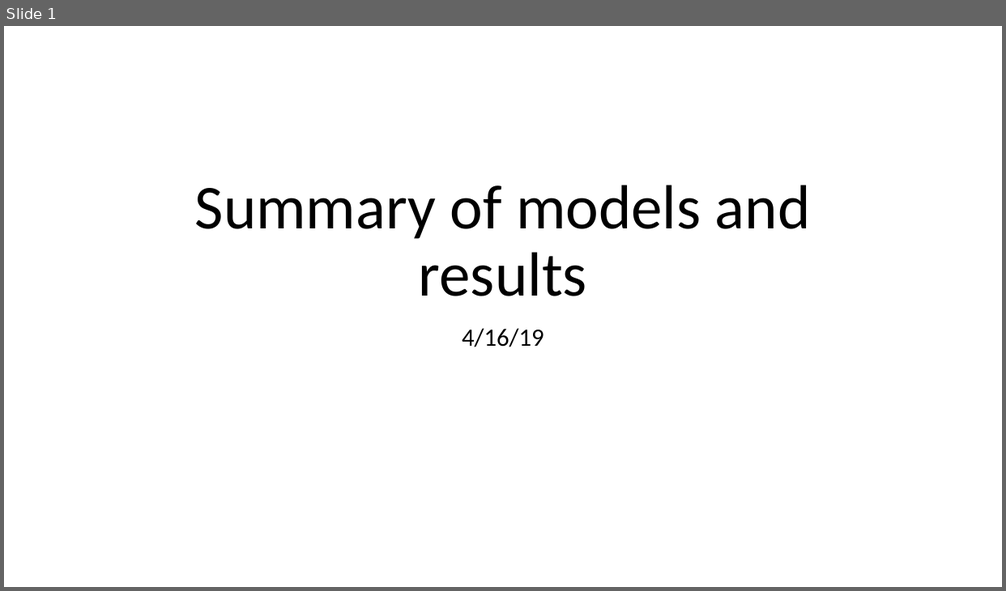
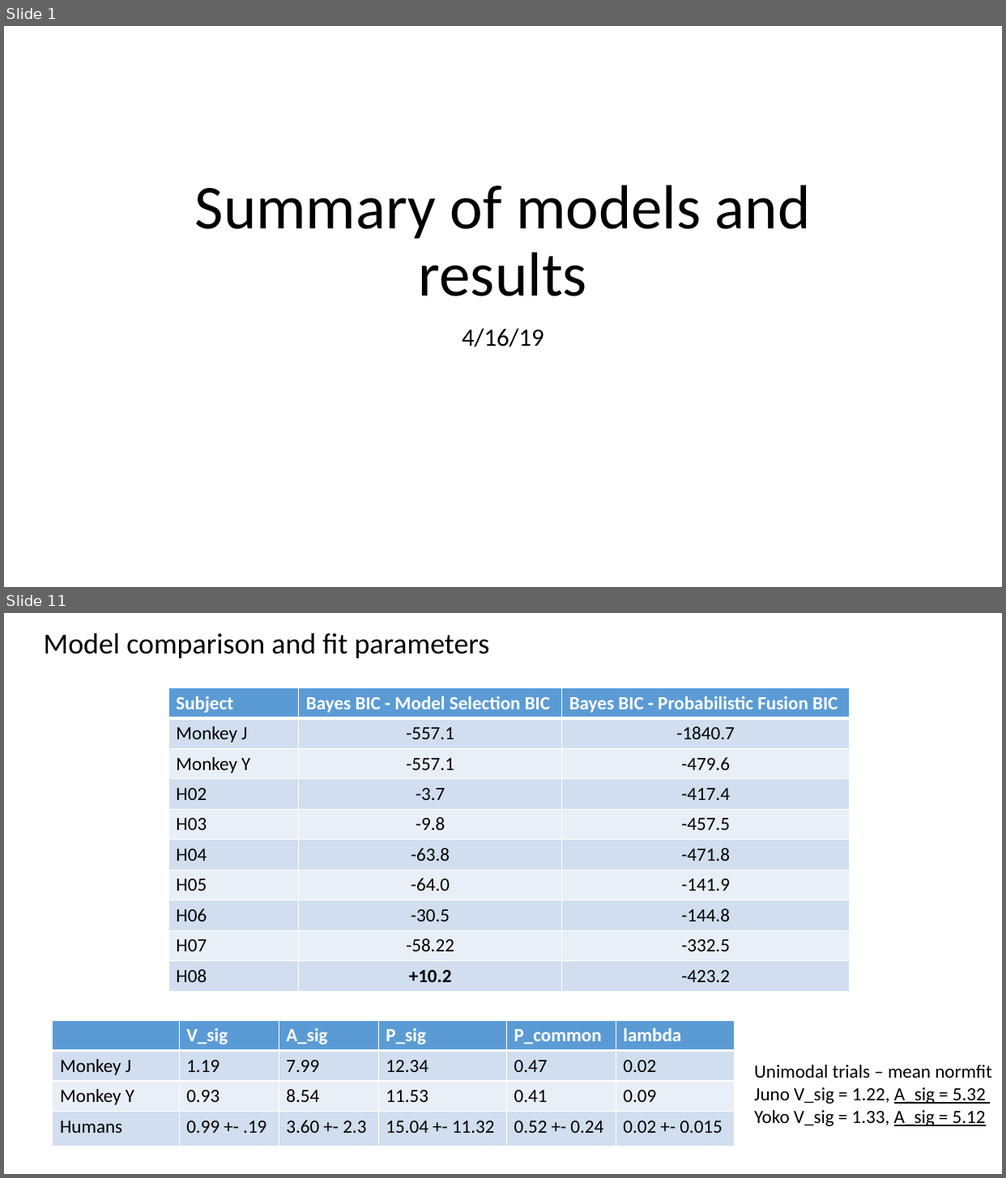
Before and after one commit to jmohl/CI_behavioral, a slide deck: doc/model_summary_4_16_19.pptx. Shown one above the other, each under a label of ours: slide 1 before the commit, slides 1 and 11 after it; the slides between them are not shown. The pictures are 1006x591 and 1006x1178 pixels, drawn with LibreOffice and Linux fonts; fonts in the diff are those of the drawing. Boxes give left, top, right and bottom in pixels: in the first picture for what was removed or moved away, otherwise in the second. Text is boxed around its words. In the diff, an @@ line names an element or a change of style, - is before the commit and + after.

```diff
--- a/doc/model_summary_4_16_19.pptx
+++ b/doc/model_summary_4_16_19.pptx
@@ slide 11 added at <box>4,613,1002,1174</box>, background #FFFFFF @@
@@ title added at <box>44,633,490,658</box>, 28 pt, text #000000 @@
+Model comparison and fit parameters
@@ table added at <box>168,688,850,992</box>, 10 rows, 3 columns @@
+Subject | Bayes BIC - Model Selection BIC | Bayes BIC - Probabilistic Fusion BIC
+Monkey J | -557.1 | -1840.7
+Monkey Y | -557.1 | -479.6
+H02 | -3.7 | -417.4
+H03 | -9.8 | -457.5
+H04 | -63.8 | -471.8
+H05 | -64.0 | -141.9
+H06 | -30.5 | -144.8
+H07 | -58.22 | -332.5
+H08 | +10.2 | -423.2
@@ table added at <box>53,1020,735,1144</box>, 4 rows, 6 columns @@
+ | V_sig | A_sig | P_sig | P_common | lambda
+Monkey J | 1.19 | 7.99 | 12.34 | 0.47 | 0.02
+Monkey Y | 0.93 | 8.54 | 11.53 | 0.41 | 0.09
+Humans | 0.99 +- .19 | 3.60 +- 2.3 | 15.04 +- 11.32 | 0.52 +- 0.24 | 0.02 +- 0.015
@@ text added at <box>754,1065,992,1127</box>, 18 pt, text #000000 @@
+Unimodal trials – mean normfit
+Juno V_sig = 1.22, A_sig = 5.32
+Yoko V_sig = 1.33, A_sig = 5.12
```
Also in this commit, not shown: 4 slides changed, 9 other slides added, 1 slide removed, 4 other files.
